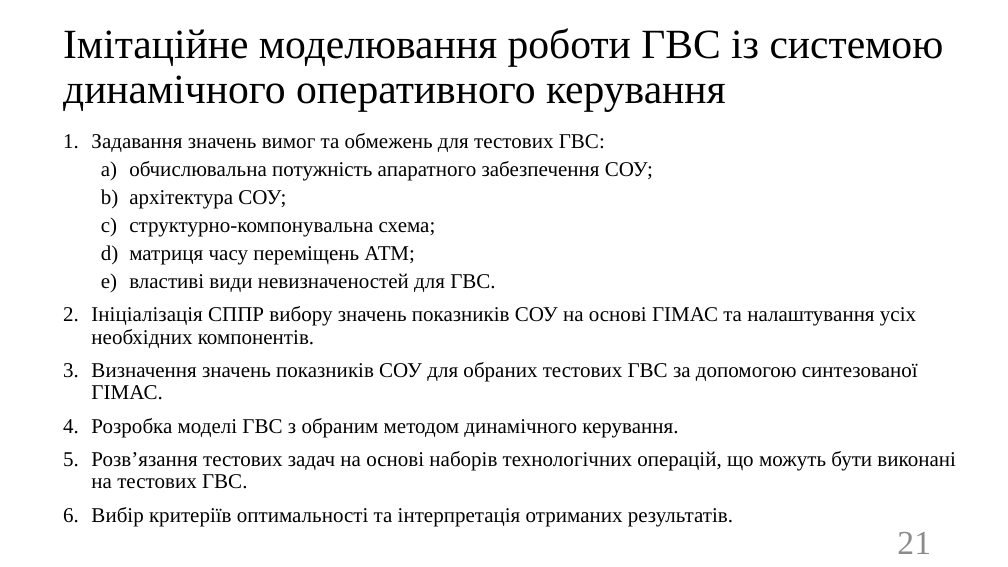
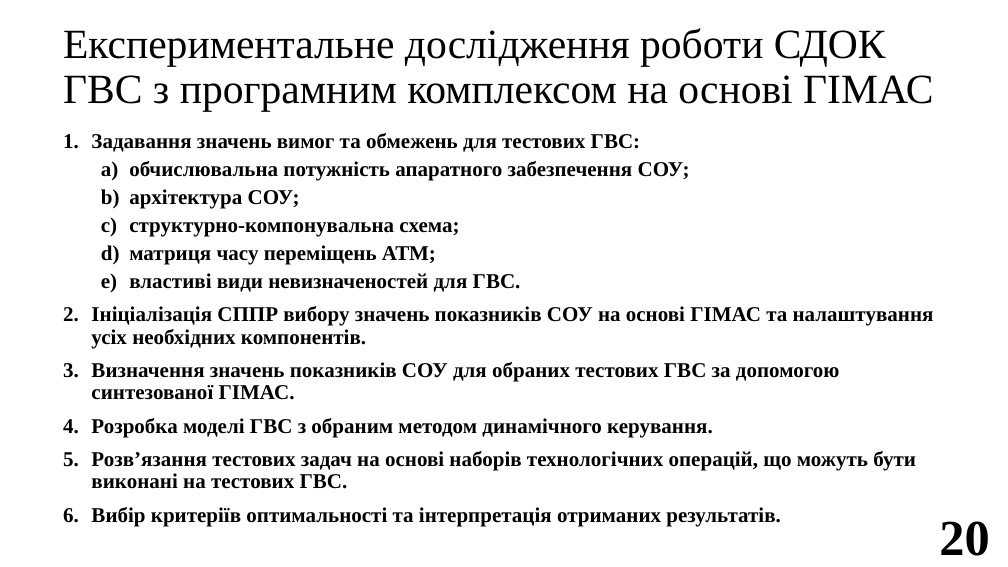
Before and after one commit to SPS-ik/diss, a slide deck: slide 20 of !pres.pptx (slide 21 before the commit). Drawn at 1008x567 pixels with LibreOffice and Linux fonts; fonts in the diff are those of the drawing. Boxes give left, top, right and bottom in pixels: in the first picture for what was removed or moved away, otherwise in the second. Text is boxed around its words. In the diff, an @@ line names an element or a change of style, - is before the commit and + after.

```diff
--- a/!pres.pptx
+++ b/!pres.pptx
@@ title at (63,28,933,111): text changed @@
-Імітаційне моделювання роботи ГВС із системою динамічного оперативного керування
+Експериментальне дослідження роботи СДОК ГВС з програмним комплексом на основі ГІМАС
@@ text "Задавання значень вимог та обмежень ..." at (91,133,934,526): bold on @@
@@ page number removed at (897,532,931,554) @@
-21
@@ page number added at (939,521,989,556), 48 pt, text #000000, bold @@
+20
```
Also in this commit, not shown: 28 other slides changed, 1 slide added, 1 slide removed.
